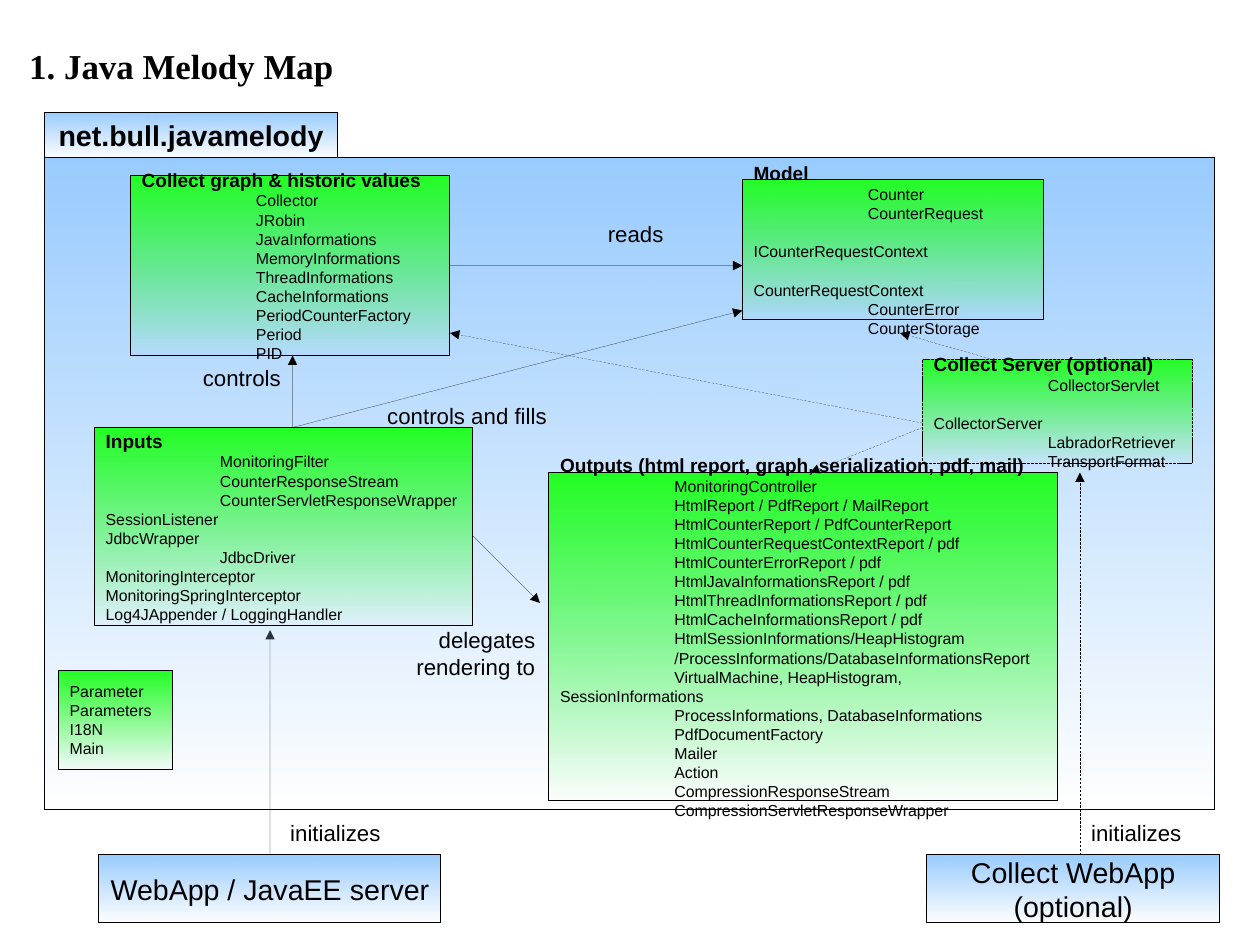
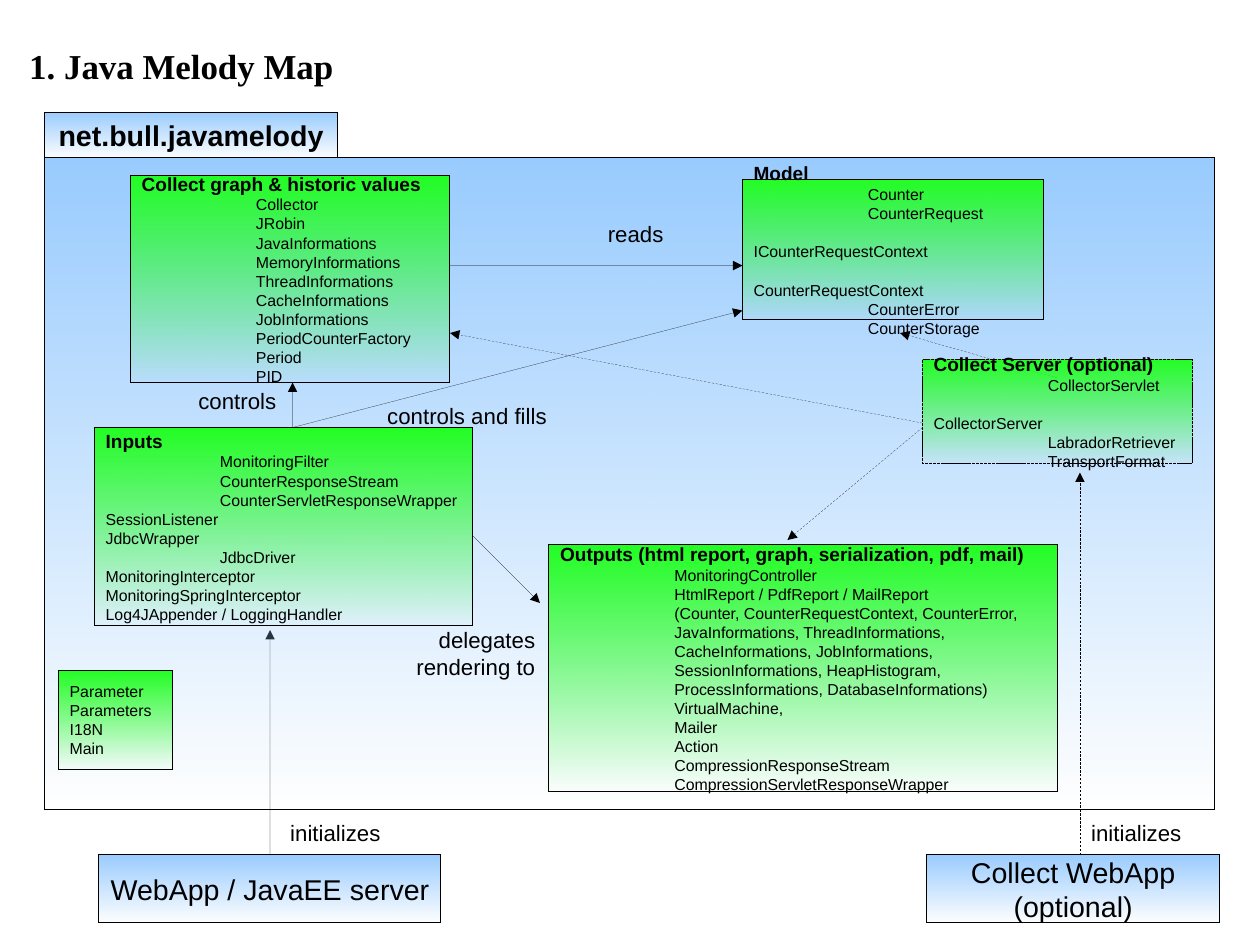
Before and after one commit to shaode/javamelody, a slide deck: slide 1 of javamelody-core/src/site/resources/Map.odp. Drawn at 1260x945 pixels with LibreOffice and Linux fonts; fonts in the diff are those of the drawing. Boxes give left, top, right and bottom in pixels: in the first picture for what was removed or moved away, otherwise in the second. Text is boxed around its words. In the diff, an @@ line names an element or a change of style, - is before the commit and + after.

Commit message:
ajout JobInformations + corrections

```diff
--- a/javamelody-core/src/site/resources/Map.odp
+++ b/javamelody-core/src/site/resources/Map.odp
@@ rectangle "Collect graph & historic values": place and size @@
-rectangle "Collect graph & historic values" at bbox=[130, 176, 450, 356]
+rectangle "Collect graph & historic values" at bbox=[130, 176, 450, 383]
@@ text in rectangle at bbox=[256, 313, 369, 325]: paragraph added @@
+JobInformations
@@ text "controls": place and size @@
-text "controls" at bbox=[203, 370, 281, 387]
+text "controls" at bbox=[198, 393, 276, 410]
@@ arrow moved from (293, 428) - (293, 356) to (293, 428) - (293, 383) @@
@@ arrow moved from (923, 428) - (811, 472) to (923, 428) - (788, 540) @@
@@ rectangle "Outputs (html report, graph, serialization, ...": place and size @@
-rectangle "Outputs (html report, graph, serialization, ..." at bbox=[549, 472, 1058, 800]
+rectangle "Outputs (html report, graph, serialization, ..." at bbox=[549, 544, 1058, 792]
@@ text in rectangle at bbox=[674, 607, 1017, 716]: text changed @@
-HtmlCounterReport / PdfCounterReport
-HtmlCounterRequestContextReport / pdf
-HtmlCounterErrorReport / pdf
-HtmlJavaInformationsReport / pdf
-HtmlThreadInformationsReport / pdf
-HtmlCacheInformationsReport / pdf
-HtmlSessionInformations/HeapHistogram
-/ProcessInformations/DatabaseInformationsReport
-VirtualMachine, HeapHistogram, SessionInformations
-ProcessInformations, DatabaseInformations
-PdfDocumentFactory
+(Counter, CounterRequestContext, CounterError,
+JavaInformations, ThreadInformations,
+CacheInformations, JobInformations,
+SessionInformations, HeapHistogram,
+ProcessInformations, DatabaseInformations)
+VirtualMachine,
```
Also in this commit, not shown: 2 other slides changed.
